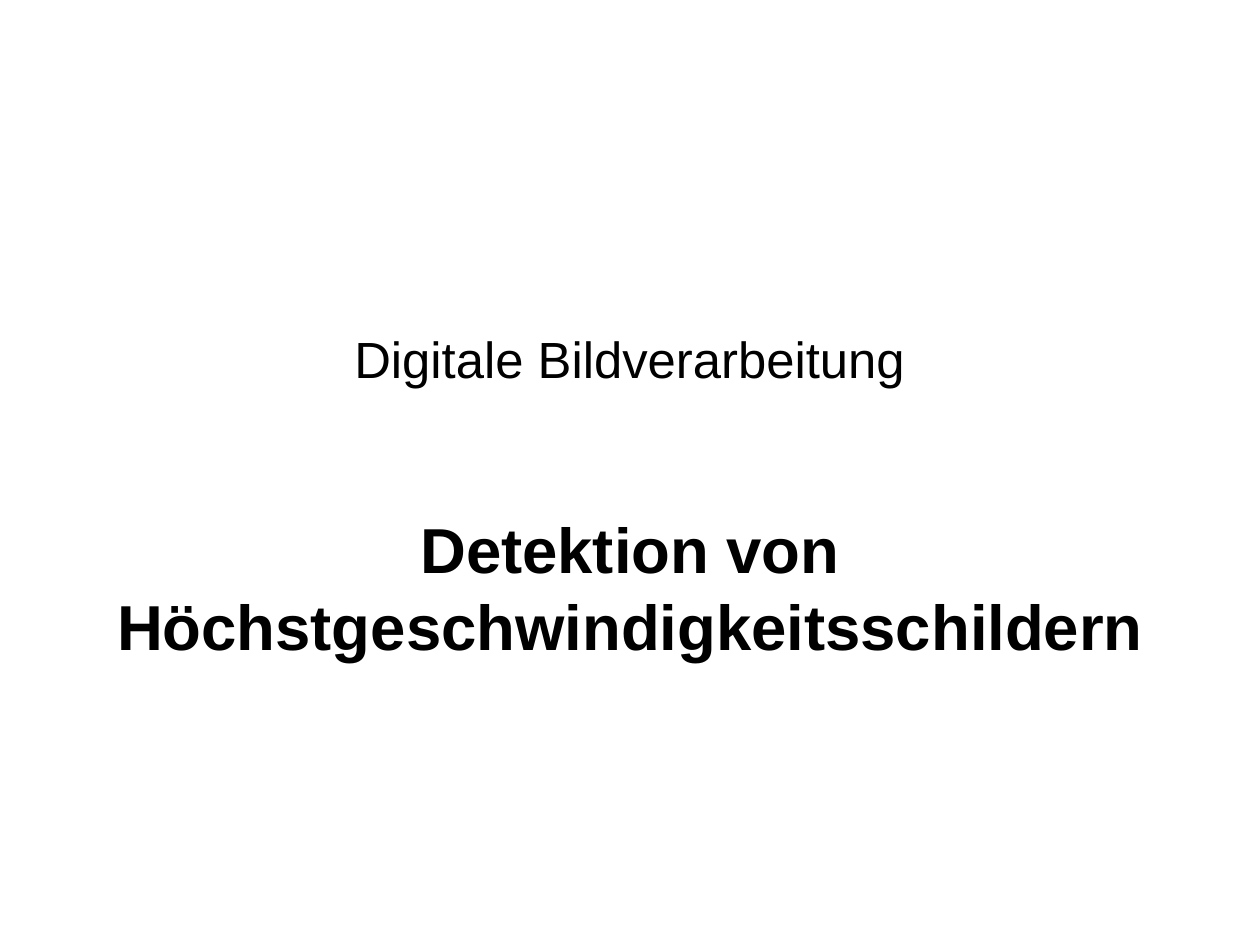
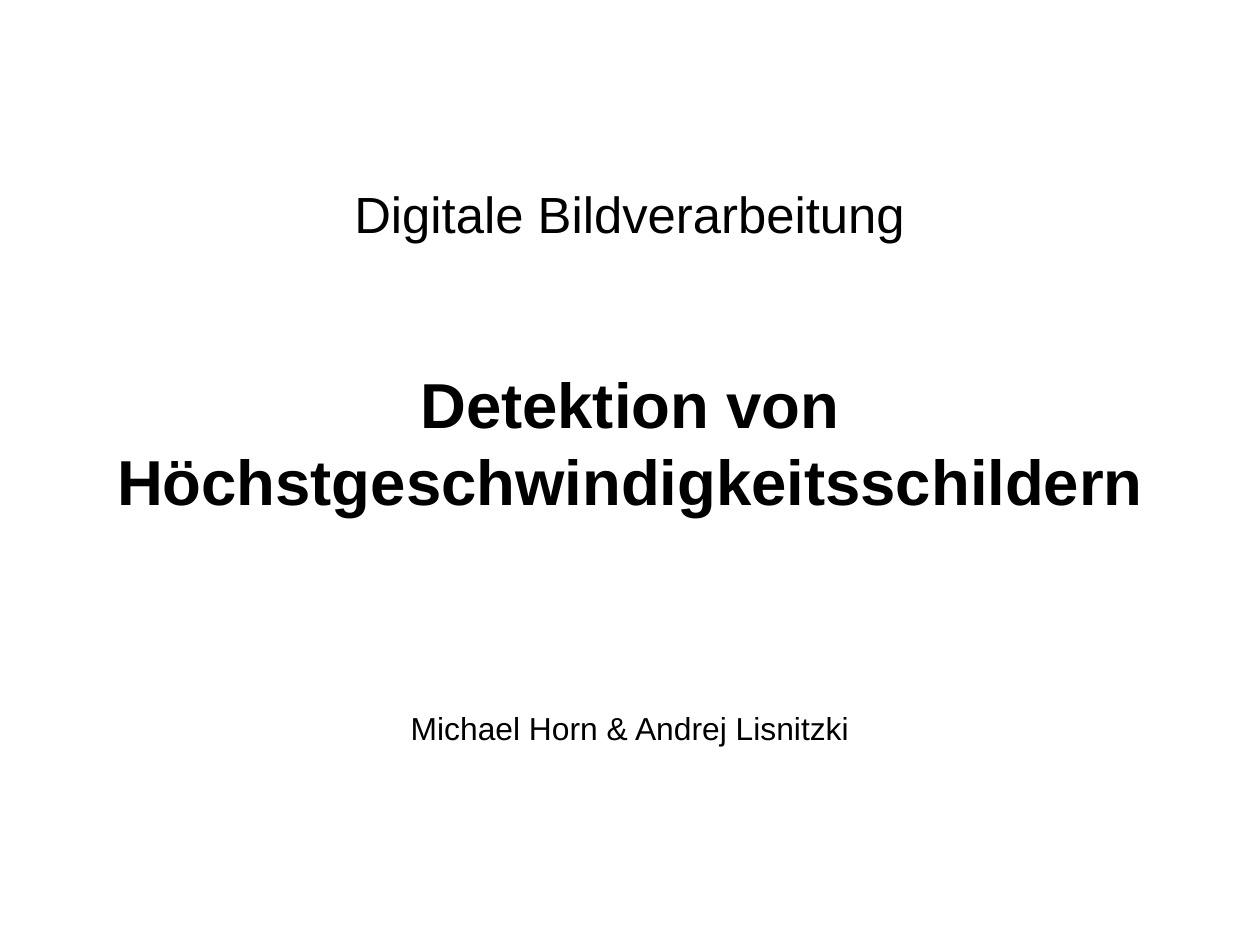
Before and after one commit to Dragonexodus/IJPlugins, a slide deck: slide 1 of Documentation/dbv.odp. Drawn at 1260x945 pixels with LibreOffice and Linux fonts; fonts in the diff are those of the drawing. Boxes give left, top, right and bottom in pixels: in the first picture for what was removed or moved away, otherwise in the second. Text is boxed around its words. In the diff, an @@ line names an element or a change of style, - is before the commit and + after.

```diff
--- a/Documentation/dbv.odp
+++ b/Documentation/dbv.odp
@@ subtitle "Digitale Bildverarbeitung": place and size @@
-subtitle "Digitale Bildverarbeitung" at <box>117,341,1143,662</box>
+subtitle "Digitale Bildverarbeitung" at <box>117,196,1143,745</box>
@@ subtitle at <box>411,717,849,745</box>: paragraph added @@
+Michael Horn & Andrej Lisnitzki
```
Also in this commit, not shown: 12 other slides changed, 14 slides added, 8 other files.
